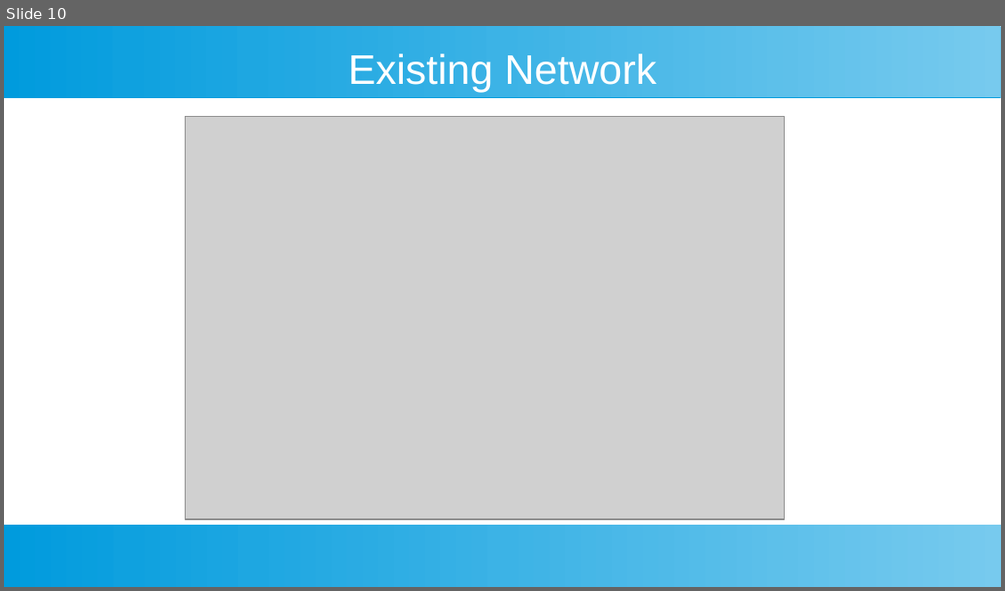
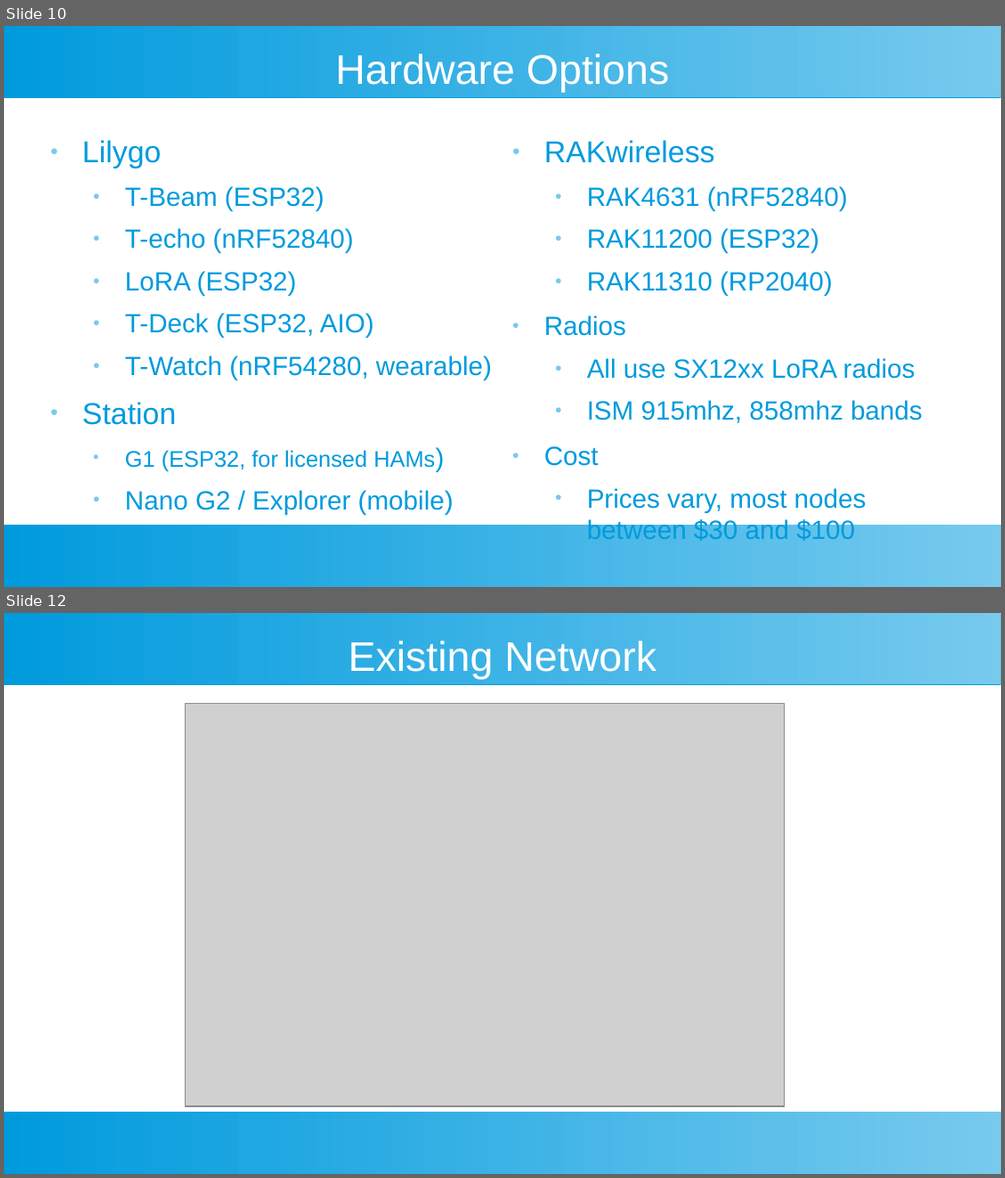
Before and after one commit to slapplebags/meshtastic-presentation, a slide deck: meshtestic presentation.odp. Shown one above the other, each under a label of ours: slide 10 before the commit, slides 10 and 12 after it; the slides between them are not shown. The pictures are 1005x591 and 1005x1178 pixels, drawn with LibreOffice and Linux fonts; fonts in the diff are those of the drawing; grey boxes stand for pictures. Boxes give left, top, right and bottom in pixels: in the first picture for what was removed or moved away, otherwise in the second. Text is boxed around its words. In the diff, an @@ line names an element or a change of style, - is before the commit and + after.

```diff
--- a/meshtestic presentation.odp
+++ b/meshtestic presentation.odp
@@ slide 10 added at box(4, 26, 1001, 587), background #FFFFFF; not listed: 2 template elements that a slide beside it also shows @@
@@ title added at box(335, 54, 669, 92), 33 pt, text #FFFFFF @@
+Hardware Options
@@ text added at box(82, 140, 492, 514), 21 pt, text #009BDD @@
+● Lilygo
+  ● T-Beam (ESP32)
+  ● T-echo (nRF52840)
+  ● LoRA (ESP32)
+  ● T-Deck (ESP32, AIO)
+  ● T-Watch (nRF54280, wearable)
+● Station
+  ● G1 (ESP32, for licensed HAMs)
+  ● Nano G2 / Explorer (mobile)
@@ text added at box(544, 140, 922, 540), 21 pt, text #009BDD @@
+● RAKwireless
+  ● RAK4631 (nRF52840)
+  ● RAK11200 (ESP32)
+  ● RAK11310 (RP2040)
+● Radios
+  ● All use SX12xx LoRA radios
+  ● ISM 915mhz, 858mhz bands
+● Cost
+  ● Prices vary, most nodes between $30 and $100
@@ what was slide 10 is now slide 12 @@
```
Also in this commit, not shown: 5 slides changed, 4 other slides added, 1 slide removed.
